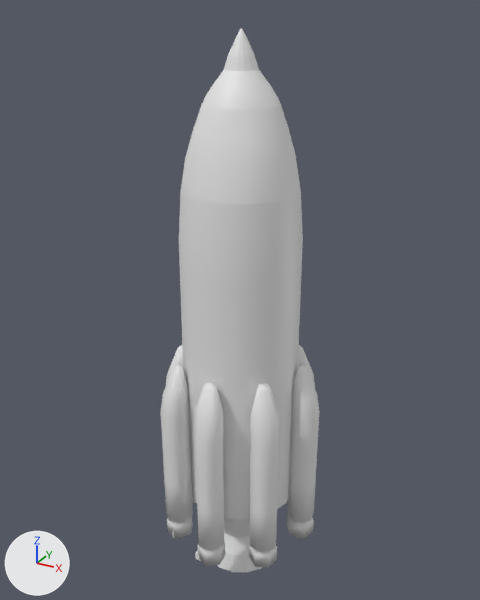
Two versions of the COLLADA model objects3d/launcherICBM.dae, one commit apart.
Camera for both pictures: a 50 mm camera at (47.5, -91.3, 91.2) aimed at (-2.9, 0.4, 45.3). Every picture has the same lights, and +X, +Y and +Z are marked at lower left. Where no turn or scale is listed for an object, it has been applied to the vertices.

Objects in the first picture: 'Stage1', 'Stage2', 'Stage3', 'Stage4', 'Warhead'.
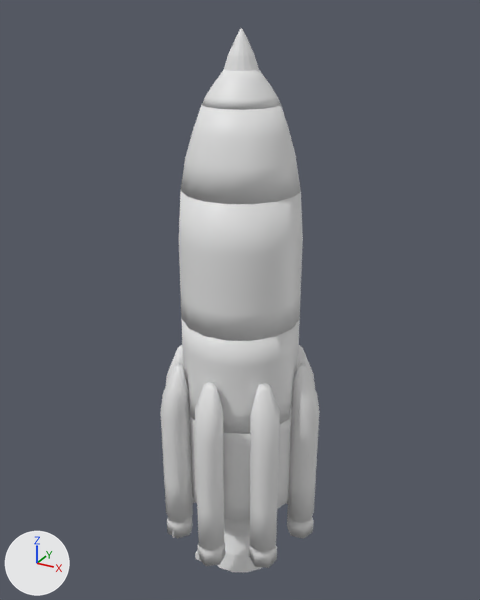
Where the newer file only moved an object's origin or applied its transform, the numbers keep the older frame.

What differs and where, as boxes [x1, y1, x2, y2] in the pictures (480 x 600 px):
'Stage4', rescaled, turned: [181, 70, 301, 204] in both
part 1 of me_stage2mesh, shading changed: [181, 318, 300, 572] in both
part 2 of me_stage3mesh, shading changed: [179, 192, 303, 341] in both

The change, as a diff of the scene's bpy script:
```diff
--- a/objects3d/launcherICBM.dae.py
+++ b/objects3d/launcherICBM.dae.py
@@ me_stage4mesh @@
 me_stage4mesh.from_pydata(...)  # 3244 vertices, 6452 faces; spans x -9.4..9.4, y -38.2..-15.4, z -9.4..9.3
 # used by ob_stage4; location = (-1.7, -1.4, 44.7); rotation_euler = (-1.571, 0.0, 0.0), in degrees (-90, 0, 0)
+# me_stage4mesh part 3: the whole mesh is multiplied about the mesh origin by the matrix ((39.37, 0.0, 0.0), (0.0, 0.0, 39.37), (0.0, -39.37, 0.0))
 me_stage4mesh.materials.append(mat_01___default)
@@ me_stage3mesh @@
 me_stage3mesh.from_pydata(...)  # 594 vertices, 1130 faces; spans x -10.0..10.0, y -10.0..9.9, z -6.3..20.6
 # used by ob_stage3; location = (-1.7, -1.4, 44.7)
+# me_stage3mesh part 2: edges marked sharp go from 785 to 722
 me_stage3mesh.materials.append(mat_01___default)
@@ me_stage2mesh @@
 me_stage2mesh.from_pydata(...)  # 371 vertices, 734 faces; spans x -10.0..10.0, y -10.1..10.0, z -53.9..-2.8
 # used by ob_stage2; location = (-1.7, -1.4, 46.7)
+# me_stage2mesh part 1: edges marked sharp go from 355 to 334
 me_stage2mesh.materials.append(mat_01___default)
@@ ob_stage4 @@
 ob_stage4.location = (-1.7, -1.4, 44.7)
-ob_stage4.rotation_euler = (-1.571, 0.0, 0.0)  # degrees (-90, 0, 0)
+ob_stage4.scale = (0.0254, 0.0254, 0.0254)
```
